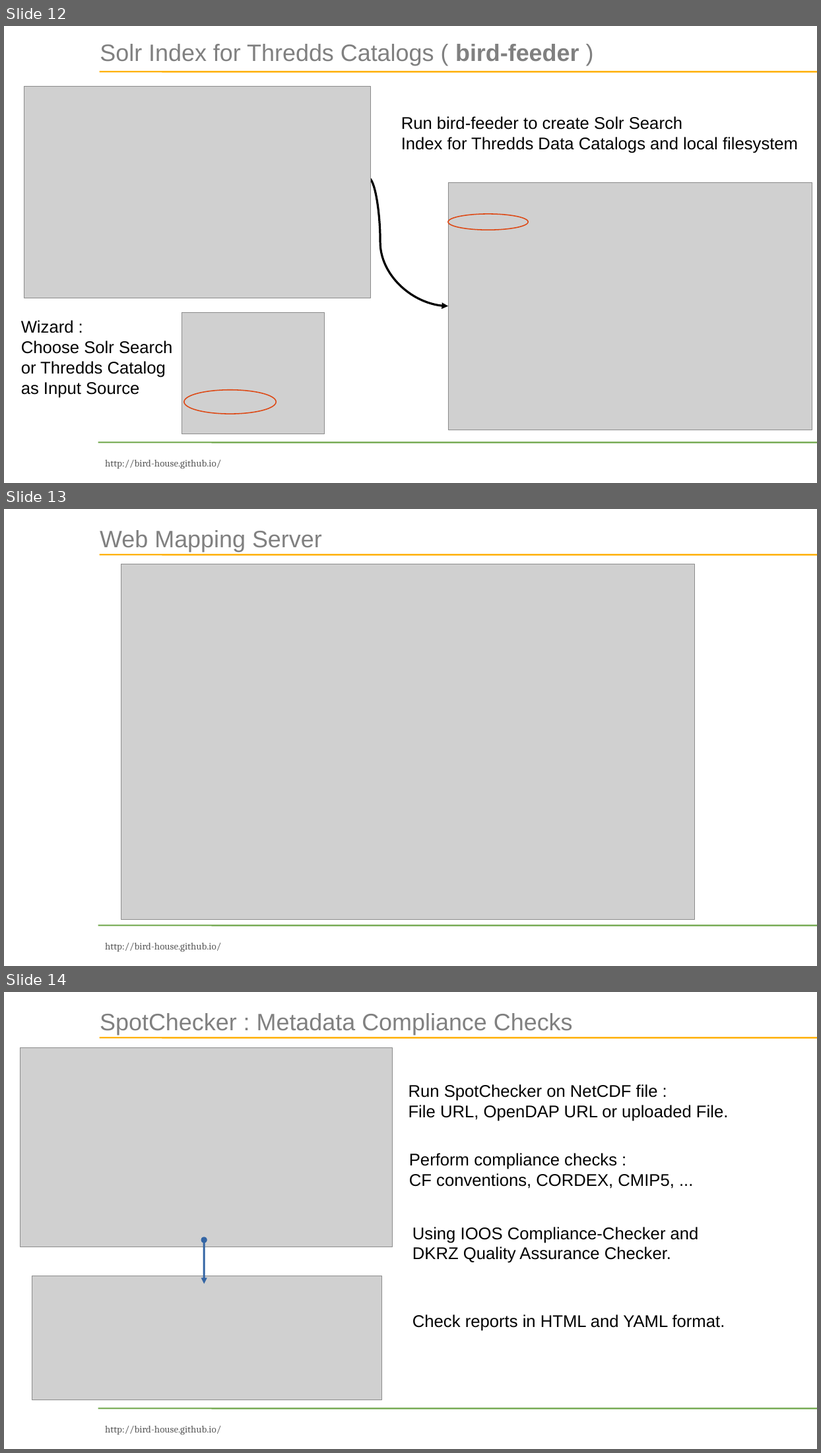
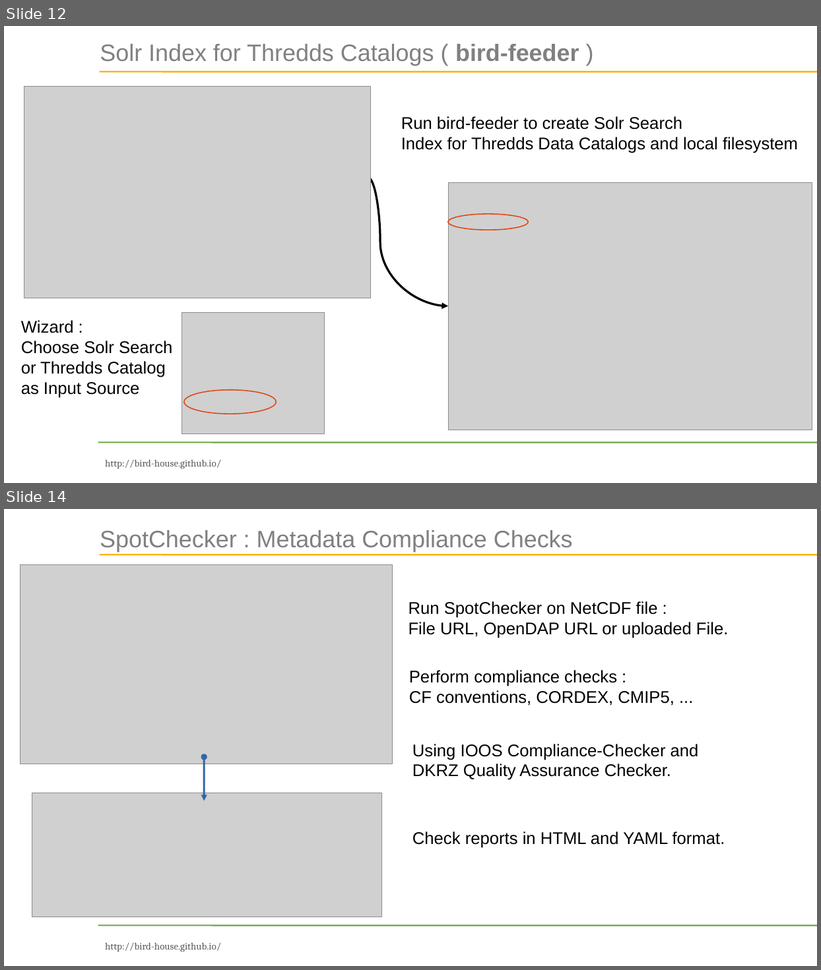
Before and after one commit to bird-house/birdhouse-docs, a slide deck: slides/birdhouse-esgf-f2f-2016/birdhouse-esgf-f2f-2016.odp. Shown one above the other, each under a label of ours: slides 12, 13 and 14 before the commit, slides 12 and 14 after it; the slides between them are not shown. The pictures are 821x1453 and 821x970 pixels, drawn with LibreOffice and Linux fonts; fonts in the diff are those of the drawing; grey boxes stand for pictures; background and template pictures are left out. Boxes give left, top, right and bottom in pixels: in the first picture for what was removed or moved away, otherwise in the second. Text is boxed around its words. In the diff, an @@ line names an element or a change of style, - is before the commit and + after.

```diff
--- a/slides/birdhouse-esgf-f2f-2016/birdhouse-esgf-f2f-2016.odp
+++ b/slides/birdhouse-esgf-f2f-2016/birdhouse-esgf-f2f-2016.odp
@@ slide 13 removed at [4,509,817,966], background #FFFFFF; not listed: 3 template elements that a slide beside it also shows @@
@@ title removed at [100,530,322,552] @@
-Web Mapping Server
@@ picture removed at [121,564,694,920] @@
```
Also in this commit, not shown: 1 slide added.
